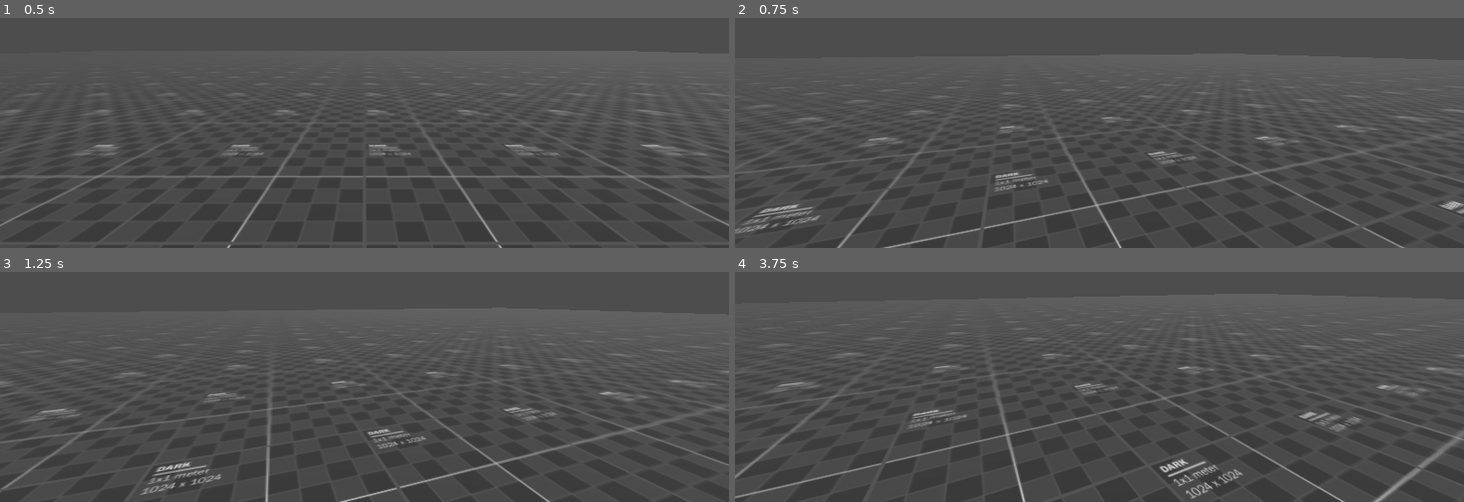
Above: before the commit, frames 1-4 (two rows, left to right).
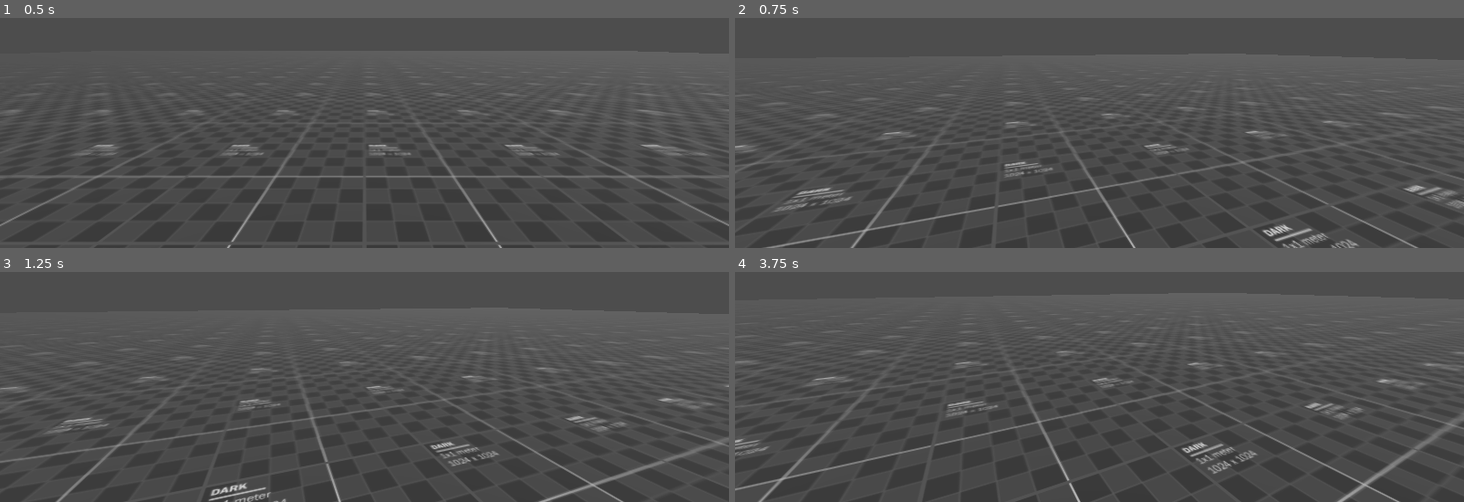
Above: after the commit, the same moments.

Repository: dairycultist/Deadman-Survival
Game: Godot game, scene res://world.tscn
Two runs of this game, one before a commit and one after it. Both use one fixed random seed, a clock stepped at 60 frames per second and the inputs below.
Inputs (mouse positions are in pixels of both pictures, inside the frame that each line leads up to):
- Up to frame 1 (0.5 s): no input
- Up to frame 2 (0.75 s): tap Enter at 0.5 s; move the mouse to (1135, 41) at 0.52 s; hold W (walk_up) from 0.53 s (still down)
- Up to frame 3 (1.25 s): keep holding W (walk_up)
- Up to frame 4 (3.75 s): keep holding W (walk_up); move the mouse to (1063, 299) at 1.27 s; move the mouse to (1114, 290) at 2.02 s; move the mouse to (1092, 304) at 2.77 s; move the mouse to (1150, 301) at 3.52 s

Frame 1 is identical in both runs. In frame 2, 5.8% of the frame differs, in the area x 0-100%, y 29-100%; in frame 3, 5.2%; in frame 4, 7.1%, in the area x 0-100%, y 21-100%.

Commit message:
Begin work on pistol models

Diff:
--- a/world.tscn
+++ b/world.tscn
@@ -1,8 +1,9 @@
-[gd_scene load_steps=8 format=3 uid="uid://deknyv4y0bmnx"]
+[gd_scene load_steps=9 format=3 uid="uid://deknyv4y0bmnx"]
 
 [ext_resource type="Texture2D" uid="uid://c2q633o6tv2f0" path="res://debug.png" id="1_f3sb7"]
 [ext_resource type="Script" uid="uid://bqn3p1o4312am" path="res://zombie_spawner.gd" id="2_fj7yv"]
 [ext_resource type="Script" uid="uid://bpo7bldsu63g3" path="res://player_controller.gd" id="3_tlwt5"]
+[ext_resource type="ArrayMesh" uid="uid://eiqx334ur2nd" path="res://models/pistol_magazine.obj" id="4_aqk2v"]
 
 [sub_resource type="WorldBoundaryShape3D" id="WorldBoundaryShape3D_gv5m4"]
 
@@ -36,6 +37,7 @@
 
 [node name="Player" type="CharacterBody3D" parent="."]
 script = ExtResource("3_tlwt5")
+accel = 25
 
 [node name="Collider" type="CollisionShape3D" parent="Player"]
 transform = Transform3D(1, 0, 0, 0, 1, 0, 0, 0, 1, 0, 1, 0)
@@ -43,3 +45,7 @@
 
 [node name="CameraAnchor" type="Camera3D" parent="Player"]
 transform = Transform3D(1, 0, 0, 0, 1, 0, 0, 0, 1, 0, 1.5, 0)
+
+[node name="PistolMagazine" type="MeshInstance3D" parent="."]
+transform = Transform3D(1, 0, 0, 0, 1, 0, 0, 0, 1, 0.14383852, 0.52388346, 1.9782019)
+mesh = ExtResource("4_aqk2v")
--- a/zombie.tscn
+++ b/zombie.tscn
@@ -13,6 +13,9 @@
 transform = Transform3D(1, 0, 0, 0, 1, 0, 0, 0, 1, 0, 100, 0)
 top_level = true
 script = ExtResource("1_uiaus")
+aggro_range = 15.0
+deaggro_range = 25.0
+accel = 12
 
 [node name="CollisionShape3D" type="CollisionShape3D" parent="."]
 transform = Transform3D(1, 0, 0, 0, 1, 0, 0, 0, 1, 0, 1, 0)
Not shown, added: models/pistol.mtl
Not shown, added: models/pistol.obj
Not shown, added: models/pistol_magazine.mtl
Not shown, added: models/pistol_magazine.obj
Not shown, added: models/pistol_magazine.obj.import
Not shown, changed: README.md
